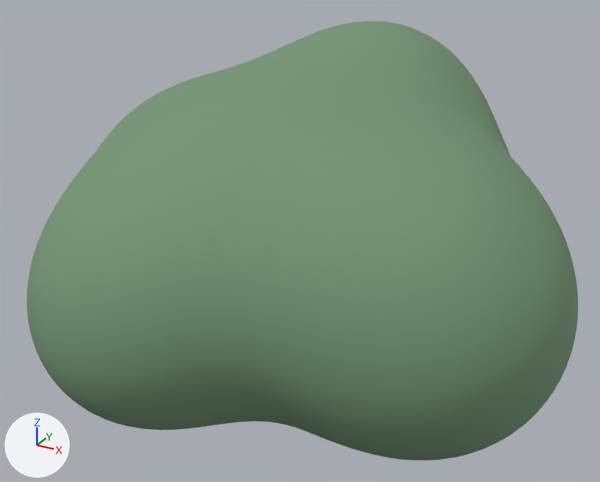
An edit to the glTF model apps/quest-universal-qr-scanner/android-mr/app/src/main/assets/models/bush.glb, drawn before and after from the same camera.
Before and after are seen from a 50 mm camera at (0.993, -1.809, 1.255) aimed at (0.024, -0.046, 0.373). Lighting does not change. The marker at lower left points along +X, +Y and +Z. The first picture is the older version.

The scene before the commit, as lines of its bpy script (objects in view):
```python
mat_bush_mat = principled_material('bush_mat')
mat_bush_mat.base_color = (0.176, 0.302, 0.18)  # greyish green #749576
mat_bush_mat.roughness = 0.85
me_bush = bpy.data.meshes.new('bush')
me_bush.from_pydata(...)  # 10656 vertices, 21308 faces; spans x -0.724..0.76, y -0.706..0.667, z -0.023..0.888
me_bush.materials.append(mat_bush_mat)  # greyish green #749576
ob_bush = bpy.data.objects.new('bush', me_bush)
ob_bush.location = (0.0, 0.0, 0.0)
```
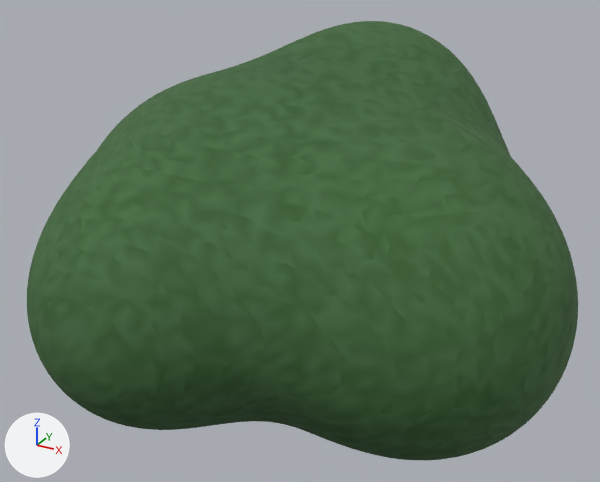
Pixel boxes [x1, y1, x2, y2] of what changed, in the pictures (600 x 482 px):
'bush', recoloured (greyish green to green)
    both: [27, 21, 578, 460]

The change, as a diff of the scene's bpy script:
```diff
--- a/apps/quest-universal-qr-scanner/android-mr/app/src/main/assets/models/bush.glb.py
+++ b/apps/quest-universal-qr-scanner/android-mr/app/src/main/assets/models/bush.glb.py
@@ mat_bush_mat @@
 n0 = _N.new('ShaderNodeBsdfPrincipled'); n0.name = 'Principled BSDF'
-n0.inputs[0].default_value = (0.176, 0.302, 0.18, 1.0)  # 'Base Color', greyish green #749576
-n0.inputs[2].default_value = 0.85  # 'Roughness'
+n0.inputs[2].default_value = 0.9  # 'Roughness'
 n1 = _N.new('ShaderNodeOutputMaterial'); n1.name = 'Material Output'
+n2 = _N.new('ShaderNodeMix'); n2.name = 'Mix'
+n2.data_type = 'RGBA'
+n2.blend_type = 'MULTIPLY'
+n2.inputs[0].default_value = 1.0  # 'Factor'
+n2.inputs[7].default_value = (0.176, 0.302, 0.18, 1.0)  # 'B', greyish green #749576
+n3 = _N.new('ShaderNodeVertexColor'); n3.name = 'Color Attribute'
 _L.new(n0.outputs[0], n1.inputs[0])  # 'BSDF' to 'Surface'
+_L.new(n2.outputs[2], n0.inputs[0])  # 'Result' to 'Base Color'
+_L.new(n3.outputs[0], n2.inputs[6])  # 'Color' to 'A'
@@ me_bush @@
 me_bush.from_pydata(...)  # 10656 vertices, 21308 faces; spans x -0.724..0.76, y -0.706..0.667, z -0.023..0.888
 # used by ob_bush; location = (0.0, 0.0, 0.0)
+# me_bush part 1: vertex colours changed
 me_bush.materials.append(mat_bush_mat)
```
